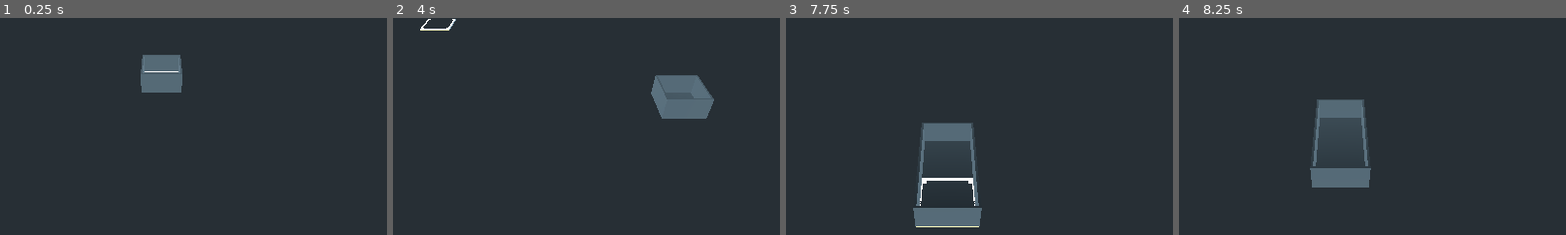
Above: before the commit, frames 1-4 (left to right).
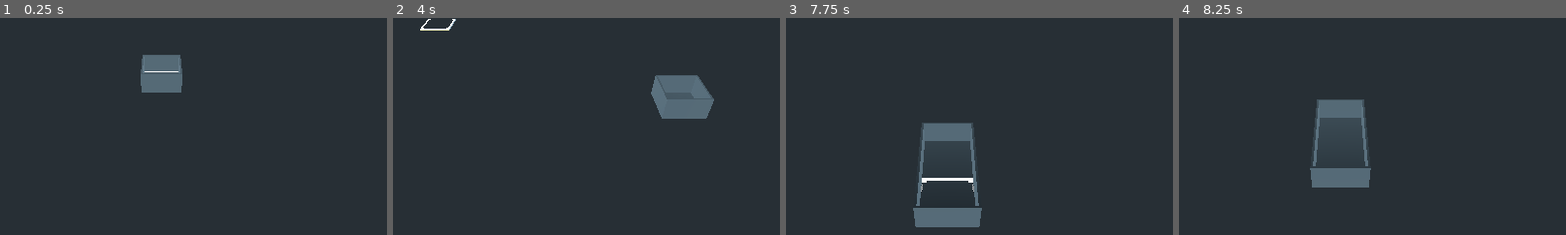
Above: after the commit, the same moments.

Repository: newnoiseworks/TowerStory
Game: Godot game, scene res://Scenes/building/building.tscn
The game is run twice, just before and just after one commit, with the same random seed, the same clock (stepped at 60 frames per second) and the same inputs.
Inputs (mouse positions are % of the whole screen's width and height, from its top left):
- Up to frame 1 (0.25 s): no input
- Up to frame 2 (4 s): tap Enter at 0.5, 3.5 s; move the mouse to (45, 70) at 0.52 s; press the mouse at (45, 70) at 0.53 s; hold W (move_forward) 0.53-1.25 s; release the mouse at (45, 70) at 1.25 s; drag from (80, 65) to (45, 70) at 1.27 s; tap Space at 2 s; move the mouse to (20, 35) at 2.02 s; hold A (move_left) 2.03-2.75 s; hold Right mouse button (secondary_button) 2.03-2.75 s; click (20, 35) at 2.3 s; drag from (55, 50) to (20, 35) at 2.77 s; move the mouse to (35, 25) at 3.52 s; press the mouse at (35, 25) at 3.53 s; hold S (move_backward) from 3.53 s (still down); tap Ctrl at 3.6 s
- Up to frame 3 (7.75 s): release S (move_backward) at 4.25 s; release the mouse at (35, 25) at 4.25 s; drag from (72, 45) to (35, 25) at 4.27 s; tap Space at 5 s; move the mouse to (30, 55) at 5.02 s; press the mouse at (30, 55) at 5.03 s; hold W (move_forward) 5.03-5.75 s; release the mouse at (30, 55) at 5.75 s; drag from (60, 28) to (30, 55) at 5.77 s; tap Enter at 6.5 s; move the mouse to (45, 70) at 6.52 s; hold D (move_right) 6.53-7.25 s; hold Right mouse button (secondary_button) 6.53-7.25 s; click (45, 70) at 6.8 s; drag from (80, 65) to (45, 70) at 7.27 s
- Up to frame 4 (8.25 s): tap Space at 8 s; move the mouse to (20, 35) at 8.02 s; press the mouse at (20, 35) at 8.03 s; hold S (move_backward) from 8.03 s (still down); tap Ctrl at 8.1 s
The pictures show only the part of the screen within x 29-79%, y 20-70%; the shares and areas given below are measured in that part.

Frames 1-2 are identical in both runs. In frame 3, 0.1% of the frame differs, in the area x 33-50%, y 75-97%; in frame 4, nothing differs.

Commit message:
only allows floor skipping so much

Diff:
--- a/Scenes/building/building.gd
+++ b/Scenes/building/building.gd
@@ -1,8 +1,12 @@
 extends Spatial
+
+onready var floor_packed = preload("res://scenes/floor/floor.tscn")
 
 onready var mouse_select: Spatial = find_node("mouse_select")
 onready var camera_gimbal: Spatial = find_node("camera_gimbal")
 onready var current_level_ui: Label = find_node("current_level")
+onready var floors: Spatial = find_node("floors")
+onready var basement: Spatial = find_node("basement")
 onready var current_floor = get_node("floors/floor%s/floor" % [current_floor_idx])
 
 var _inputter = Input
@@ -20,14 +24,14 @@
 
 
 func _unhandled_input(event):
-	if event.is_action_released("move_up"):
+	if event.is_action_released("move_up") and floors.get_child_count() >= current_floor_idx:
 		current_floor_idx += 1
 		mouse_select.translate_object_local(Vector3(
 			0,
 			camera_gimbal.camera_y_diff_per_floor,
 			0
 		))
-	elif event.is_action_released("move_down"):
+	elif event.is_action_released("move_down") and basement.get_child_count() < current_floor_idx:
 		current_floor_idx -= 1
 		mouse_select.translate_object_local(Vector3(
 			0,
--- a/Scenes/building/building.tscn
+++ b/Scenes/building/building.tscn
@@ -1,10 +1,9 @@
-[gd_scene load_steps=6 format=2]
+[gd_scene load_steps=5 format=2]
 
 [ext_resource path="res://scenes/floor/floor.tscn" type="PackedScene" id=1]
 [ext_resource path="res://scenes/camera_gimbal/camera_gimbal.tscn" type="PackedScene" id=2]
 [ext_resource path="res://scenes/mouse_select.tscn" type="PackedScene" id=3]
 [ext_resource path="res://scenes/building/building.gd" type="Script" id=4]
-[ext_resource path="res://scenes/floor/bottom_floor_piece.tscn" type="PackedScene" id=5]
 
 [node name="building" type="Spatial"]
 script = ExtResource( 4 )
@@ -33,7 +32,6 @@
 [node name="floor" parent="floors/floor1" instance=ExtResource( 1 )]
 transform = Transform( 64, 0, 0, 0, 0.1, 0, 0, 0, 64, 0, 0, 0 )
 
-[node name="bottomFloorPiece" parent="floors/floor1/floor" instance=ExtResource( 5 )]
-transform = Transform( 0.015625, 0, 0, 0, 10, 0, 0, 0, 0.015625, 0, 0, 0 )
+[node name="basement" type="Spatial" parent="."]
 
 [connection signal="input_event" from="floors/floor1/floor" to="." method="_on_floor_input_event"]
--- a/Scenes/building/test_building.gd
+++ b/Scenes/building/test_building.gd
@@ -92,8 +92,13 @@
 		func press(key):
 			_pressed.append(key)
 
+			if key in _released:
+				_released.remove(key)
+
 		func release(key):
-			_pressed.remove(key)
+			if key in _pressed:
+				_pressed.remove(key)
+
 			_released.append(key)
 
 		func is_action_pressed(a):
@@ -112,6 +117,7 @@
 		input = MockInput.new()
 		test_building._set_input(input)
 		add_child_autofree(test_building)
+		test_building.queue_free()
 
 
 	func test_moves_up_a_floor():
@@ -174,3 +180,47 @@
 		assert_eq(test_building.current_floor_idx, 0, "Current floor idx gets adjusted")
 		assert_eq(test_building.find_node("current_level").text, "0", "Current level updated in UI")
 		assert_eq(test_building.find_node("mouse_select").get_translation().y, -1.0, "Mouse select icon de-elevated")
+
+
+	func test_cannot_move_up_more_than_one_floor():
+		# move up once...
+		input.press("move_up")
+		test_building._unhandled_input(input)
+		gut.simulate(test_building, 2, 20)
+		input.release("move_up")
+		test_building._unhandled_input(input)
+		gut.simulate(test_building, 200, 20)
+
+		assert_eq(test_building.current_floor_idx, 2, "Current floor idx goes up one above what exists")
+
+		# move up twice...
+		input.press("move_up")
+		test_building._unhandled_input(input)
+		gut.simulate(test_building, 2, 20)
+		input.release("move_up")
+		test_building._unhandled_input(input)
+		gut.simulate(test_building, 200, 20)
+
+		assert_eq(test_building.current_floor_idx, 2, "Current floor idx does not go down more than one floor above what exists")
+
+
+	func test_cannot_move_down_more_than_one_floor():
+		# move down once...
+		input.press("move_down")
+		test_building._unhandled_input(input)
+		gut.simulate(test_building, 2, 20)
+		input.release("move_down")
+		test_building._unhandled_input(input)
+		gut.simulate(test_building, 200, 20)
+
+		assert_eq(test_building.current_floor_idx, 0, "Current floor idx goes down one below what exists")
+
+		# move down twice...
+		input.press("move_down")
+		test_building._unhandled_input(input)
+		gut.simulate(test_building, 2, 20)
+		input.release("move_down")
+		test_building._unhandled_input(input)
+		gut.simulate(test_building, 200, 20)
+
+		assert_eq(test_building.current_floor_idx, 0, "Current floor idx does not go down more than one floor below what exists")
